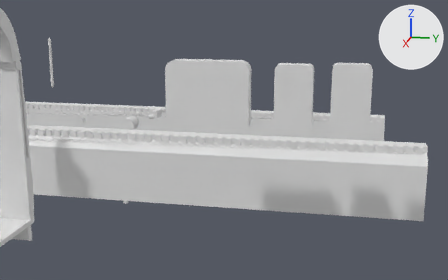
The Blender file dmu_library.blend: old version first, new version second.
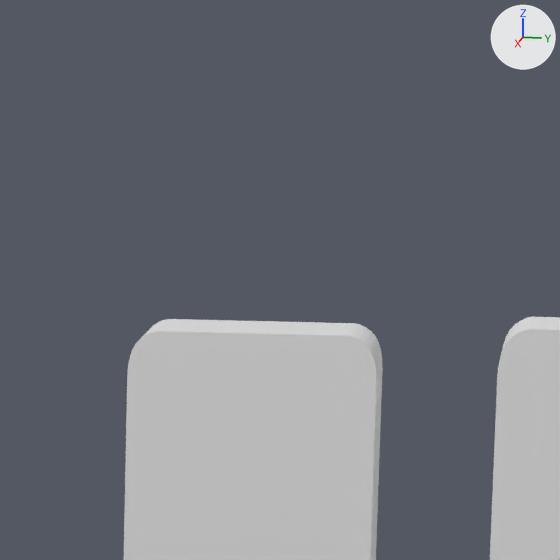
The first picture shows the older version from a 50 mm camera at (9.48, 3.84, 3.99) aimed at (2.18, 2.39, 2.17). The close-ups show both versions on the part from 57% to 76% of the width and 5% to 36% of the height of that picture. Every picture has the same lights, and +X, +Y and +Z are marked at upper right.

The first close-up shows 'Door Window Punch', 'Tall Window Punch'.
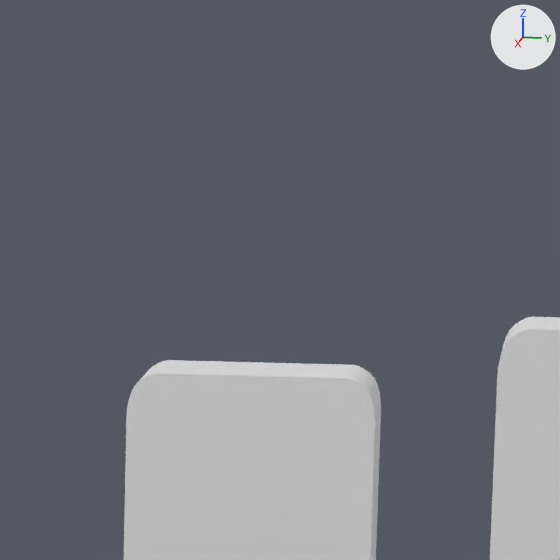
Boxes (x1, y1, x2, y2) around the edits, measured in the close-ups (560 x 560 px):
'Door Window Punch', reshaped: before (124, 319, 383, 560); after (124, 360, 381, 560)

The change in detail:
me_plane_006 has 74 vertices, 39 faces and spans x -0.2..0.0, y -0.65..1.35, z -1.0..1.0.
me_plane_006 is used by ob_door_window_punch; location (1.915, 3.116, 2.646); scale (1.0, 0.235, 0.427).
me_plane_006 part 1: all 38 vertices in x -0.2..0.0, y -0.65..1.35, z 0.8..1.0 are moved by (0.0, 0.0, -0.19).
